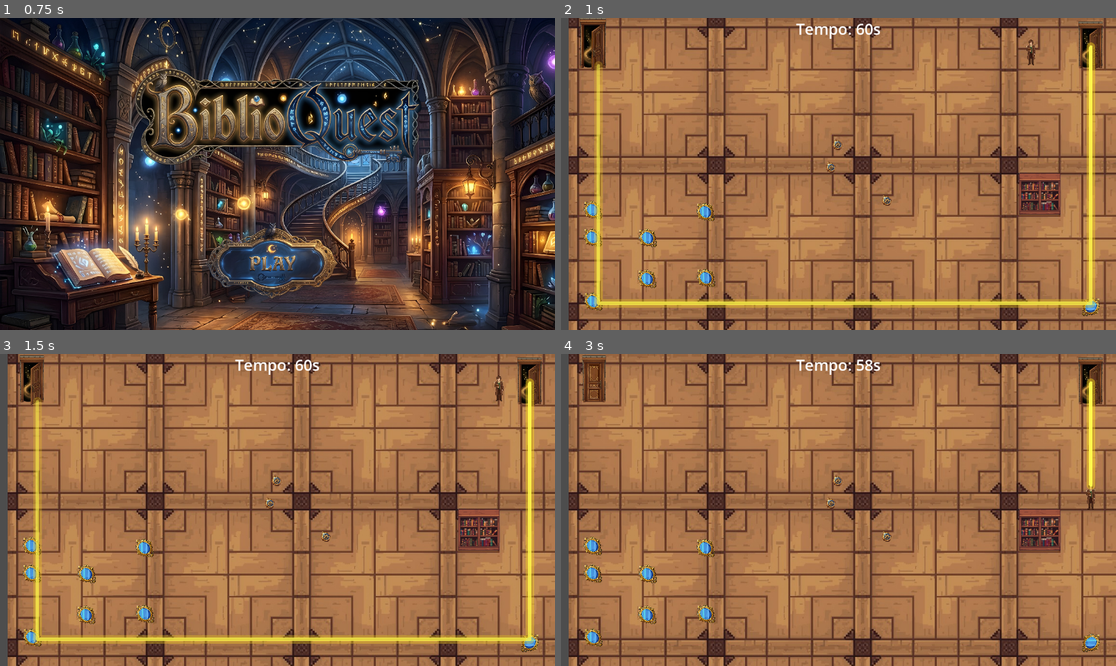
Above: before the commit, frames 1-4 (two rows, left to right).
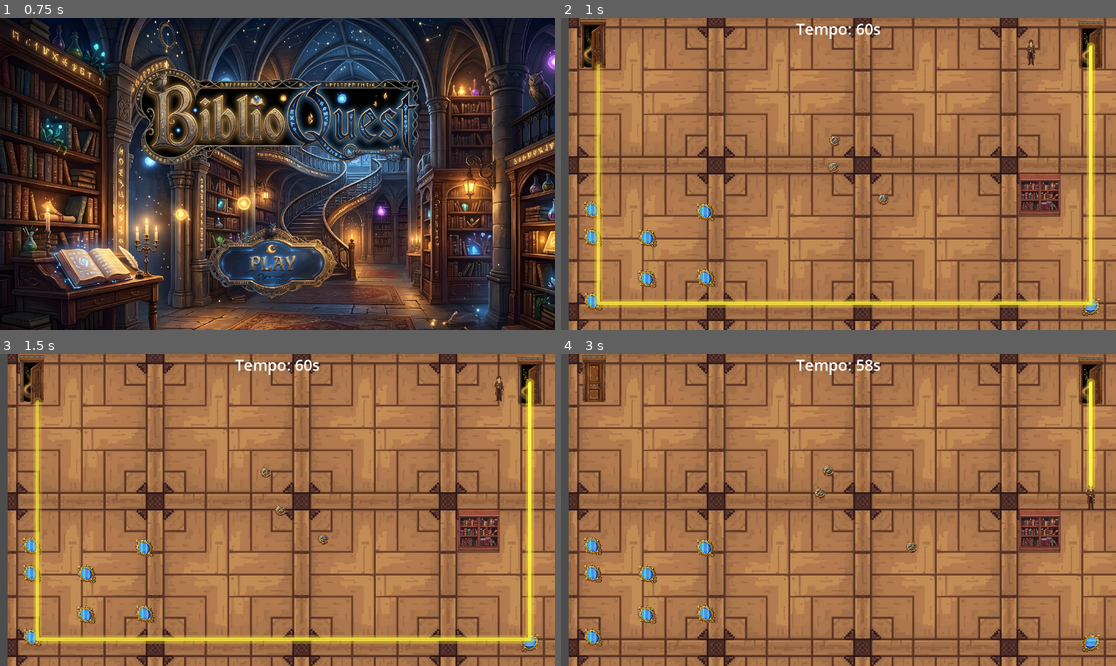
Above: after the commit, the same moments.

Repository: davidkleinn/BiblioQuest
Game: Godot game, scene res://scenes/MainMenu.tscn
Same seed, same stepped clock (60 frames per second), same inputs: the game is played once before the commit and once after it.
Inputs (mouse positions are in pixels of both pictures, inside the frame that each line leads up to):
- Up to frame 1 (0.75 s): click (277, 264) at 0.5 s
- Up to frame 2 (1 s): no input
- Up to frame 3 (1.5 s): hold Right (ui_right) from 1.28 s (still down); hold E (interact) from 1.28 s (still down)
- Up to frame 4 (3 s): release Right (ui_right) at 2.03 s; release E (interact) at 2.03 s; hold Down (ui_down) 2.03-2.78 s; tap E (interact) at 2.1 s; hold Right (ui_right) from 2.78 s (still down); hold E (interact) from 2.78 s (still down)

Frame 1 is identical in both runs. In frame 2, 0.2% of the frame differs, in the area x 47-60%, y 37-61%; in frame 3, 0.2%; in frame 4, 0.3%, in the area x 45-65%, y 35-64%.

Commit message:
clock and menu update

Diff:
--- a/BiblioQuest/scenes/ClockCollectible.tscn
+++ b/BiblioQuest/scenes/ClockCollectible.tscn
@@ -6,8 +6,74 @@
 [sub_resource type="CircleShape2D" id="CircleShape2D_2v144"]
 radius = 11.0
 
-[node name="ClockCollectible" type="Area2D"]
-collision_mask = 3
+[sub_resource type="CircleShape2D" id="CircleShape2D_l5mol"]
+radius = 25.0
+
+[sub_resource type="Animation" id="Animation_hwq0f"]
+resource_name = "hop_walk"
+length = 0.6
+loop_mode = 1
+tracks/0/type = "value"
+tracks/0/imported = false
+tracks/0/enabled = true
+tracks/0/path = NodePath("Sprite2D:position")
+tracks/0/interp = 1
+tracks/0/loop_wrap = true
+tracks/0/keys = {
+"times": PackedFloat32Array(0, 0.3, 0.6),
+"transitions": PackedFloat32Array(1, 1, 1),
+"update": 0,
+"values": [Vector2(0, -1), Vector2(0, -8), Vector2(0, -1)]
+}
+tracks/1/type = "value"
+tracks/1/imported = false
+tracks/1/enabled = true
+tracks/1/path = NodePath("Sprite2D:scale")
+tracks/1/interp = 1
+tracks/1/loop_wrap = true
+tracks/1/keys = {
+"times": PackedFloat32Array(0, 0.3, 0.6),
+"transitions": PackedFloat32Array(1, 1, 1),
+"update": 0,
+"values": [Vector2(0.056, 0.056), Vector2(0.07, 0.06), Vector2(0.056, 0.056)]
+}
+
+[sub_resource type="Animation" id="Animation_0todo"]
+length = 0.001
+tracks/0/type = "value"
+tracks/0/imported = false
+tracks/0/enabled = true
+tracks/0/path = NodePath("Sprite2D:position")
+tracks/0/interp = 1
+tracks/0/loop_wrap = true
+tracks/0/keys = {
+"times": PackedFloat32Array(0),
+"transitions": PackedFloat32Array(1),
+"update": 0,
+"values": [Vector2(0, -1)]
+}
+tracks/1/type = "value"
+tracks/1/imported = false
+tracks/1/enabled = true
+tracks/1/path = NodePath("Sprite2D:scale")
+tracks/1/interp = 1
+tracks/1/loop_wrap = true
+tracks/1/keys = {
+"times": PackedFloat32Array(0),
+"transitions": PackedFloat32Array(1),
+"update": 0,
+"values": [Vector2(0.056, 0.056)]
+}
+
+[sub_resource type="AnimationLibrary" id="AnimationLibrary_l33it"]
+_data = {
+"RESET": SubResource("Animation_0todo"),
+"hop_walk": SubResource("Animation_hwq0f")
+}
+
+[node name="ClockCollectible" type="CharacterBody2D"]
+collision_layer = 3
+collision_mask = 2147516555
 script = ExtResource("1_x0ajt")
 
 [node name="Sprite2D" type="Sprite2D" parent="."]
@@ -17,3 +83,17 @@
 
 [node name="CollisionShape2D" type="CollisionShape2D" parent="."]
 shape = SubResource("CircleShape2D_2v144")
+
+[node name="CollectionArea" type="Area2D" parent="."]
+collision_layer = 0
+collision_mask = 2
+
+[node name="CollisionShape2D" type="CollisionShape2D" parent="CollectionArea"]
+shape = SubResource("CircleShape2D_l5mol")
+
+[node name="NavigationAgent2D" type="NavigationAgent2D" parent="."]
+
+[node name="AnimationPlayer" type="AnimationPlayer" parent="."]
+libraries = {
+"": SubResource("AnimationLibrary_l33it")
+}
--- a/BiblioQuest/scenes/Level1.tscn
+++ b/BiblioQuest/scenes/Level1.tscn
@@ -8,18 +8,6 @@
 [ext_resource type="PackedScene" uid="uid://da2yoqesbl43v" path="res://scenes/Player.tscn" id="5_ow6w0"]
 [ext_resource type="PackedScene" uid="uid://dhq2tppcacmjq" path="res://scenes/LightBeam.tscn" id="6_0vjmu"]
 [ext_resource type="PackedScene" uid="uid://b6wmjc5wss54p" path="res://scenes/ClockCollectible.tscn" id="8_1bgwl"]
-
-[sub_resource type="RectangleShape2D" id="RectangleShape2D_psjyf"]
-size = Vector2(1152, 20)
-
-[sub_resource type="RectangleShape2D" id="RectangleShape2D_rc42m"]
-size = Vector2(1152, 20)
-
-[sub_resource type="RectangleShape2D" id="RectangleShape2D_6nmi7"]
-size = Vector2(13, 552)
-
-[sub_resource type="RectangleShape2D" id="RectangleShape2D_xbur0"]
-size = Vector2(17, 648)
 
 [sub_resource type="TileSetAtlasSource" id="TileSetAtlasSource_vjwbb"]
 texture = ExtResource("1_4lxkl")
@@ -468,36 +456,27 @@
 [sub_resource type="TileSet" id="TileSet_264gt"]
 sources/0 = SubResource("TileSetAtlasSource_vjwbb")
 
+[sub_resource type="NavigationPolygon" id="NavigationPolygon_n7x4r"]
+vertices = PackedVector2Array(16, 316, 17, 98, 125, 102, 385, 645, 16, 645, 124, 3, 1044, 3, 1044, 107, 1131, 106, 1132, 643)
+polygons = Array[PackedInt32Array]([PackedInt32Array(0, 1, 2, 3, 4), PackedInt32Array(2, 5, 6, 7, 3), PackedInt32Array(7, 8, 9, 3)])
+outlines = Array[PackedVector2Array]([PackedVector2Array(1134, 103, 1136, 646, 10, 649, 15, 95, 122, 99, 121, -3, 1047, 1, 1047, 104)])
+source_geometry_group_name = &"navigation_polygon_source_group"
+agent_radius = 3.0
+
+[sub_resource type="RectangleShape2D" id="RectangleShape2D_xbur0"]
+size = Vector2(17, 648)
+
+[sub_resource type="RectangleShape2D" id="RectangleShape2D_6nmi7"]
+size = Vector2(13, 552)
+
+[sub_resource type="RectangleShape2D" id="RectangleShape2D_rc42m"]
+size = Vector2(1152, 20)
+
+[sub_resource type="RectangleShape2D" id="RectangleShape2D_psjyf"]
+size = Vector2(1152, 20)
+
 [node name="Level1" type="Node2D"]
 script = ExtResource("1_bcd0m")
-
-[node name="WallTop" type="StaticBody2D" parent="."]
-collision_mask = 0
-
-[node name="CollisionShape2D" type="CollisionShape2D" parent="WallTop"]
-position = Vector2(576, -10)
-shape = SubResource("RectangleShape2D_psjyf")
-
-[node name="WallBottom" type="StaticBody2D" parent="."]
-collision_mask = 0
-
-[node name="CollisionShape2D" type="CollisionShape2D" parent="WallBottom"]
-position = Vector2(576, 658)
-shape = SubResource("RectangleShape2D_rc42m")
-
-[node name="WallLeft" type="StaticBody2D" parent="."]
-collision_mask = 0
-
-[node name="CollisionShape2D" type="CollisionShape2D" parent="WallLeft"]
-position = Vector2(6.5, 373)
-shape = SubResource("RectangleShape2D_6nmi7")
-
-[node name="WallRight" type="StaticBody2D" parent="."]
-collision_mask = 0
-
-[node name="CollisionShape2D" type="CollisionShape2D" parent="WallRight"]
-position = Vector2(1144, 324)
-shape = SubResource("RectangleShape2D_xbur0")
 
 [node name="EntryDoor" parent="." instance=ExtResource("2_b0ohr")]
 position = Vector2(1100, 60)
@@ -591,3 +570,34 @@
 grow_horizontal = 2
 theme_override_font_sizes/font_size = 32
 text = "Time: 60s"
+
+[node name="NavigationRegion2D" type="NavigationRegion2D" parent="."]
+navigation_polygon = SubResource("NavigationPolygon_n7x4r")
+
+[node name="WallRight" type="StaticBody2D" parent="NavigationRegion2D"]
+collision_mask = 0
+
+[node name="CollisionShape2D" type="CollisionShape2D" parent="NavigationRegion2D/WallRight"]
+position = Vector2(1144, 324)
+shape = SubResource("RectangleShape2D_xbur0")
+
+[node name="WallLeft" type="StaticBody2D" parent="NavigationRegion2D"]
+collision_mask = 0
+
+[node name="CollisionShape2D" type="CollisionShape2D" parent="NavigationRegion2D/WallLeft"]
+position = Vector2(6.5, 373)
+shape = SubResource("RectangleShape2D_6nmi7")
+
+[node name="WallBottom" type="StaticBody2D" parent="NavigationRegion2D"]
+collision_mask = 0
+
+[node name="CollisionShape2D" type="CollisionShape2D" parent="NavigationRegion2D/WallBottom"]
+position = Vector2(576, 658)
+shape = SubResource("RectangleShape2D_rc42m")
+
+[node name="WallTop" type="StaticBody2D" parent="NavigationRegion2D"]
+collision_mask = 0
+
+[node name="CollisionShape2D" type="CollisionShape2D" parent="NavigationRegion2D/WallTop"]
+position = Vector2(576, -10)
+shape = SubResource("RectangleShape2D_psjyf")
--- a/BiblioQuest/scripts/ClockCollectible.gd
+++ b/BiblioQuest/scripts/ClockCollectible.gd
@@ -1,35 +1,147 @@
-extends Area2D
+extends CharacterBody2D
 
+enum State { WANDERING, FLEEING }
+
+@export_category("Parâmetros de IA do Relógio")
+@export var perception_radius: float = 120.0 ## Raio em que detecta o jogador
+@export var flee_distance: float = 150.0 ## Distância que tenta percorrer na fuga
+@export var walk_speed: float = 40.0 ## Velocidade de patrulha
+@export var run_speed: float = 175.0 ## Velocidade de fuga (Jogador tem 300)
+@export var wander_radius: float = 80.0 ## Distância máxima que vaga do ponto inicial
+@export var flee_recalculate_interval: float = 0.5 ## Segundos para recalcular a rota de fuga
+@export var calm_down_multiplier: float = 1.5 ## Fator de histerese para voltar a acalmar
+@onready var anim_player: AnimationPlayer = $AnimationPlayer
+
+# Variáveis Internas
+var current_state: State = State.WANDERING
+var start_position: Vector2
+var player: Node2D = null
+var flee_timer: float = 0.0
+var wander_wait_timer: float = 0.0
 var _is_collected := false
 
+# Referências aos Nós
+@onready var nav_agent: NavigationAgent2D = $NavigationAgent2D
+@onready var collection_area: Area2D = $CollectionArea
+@onready var col_shape: CollisionShape2D = $CollisionShape2D
+
 func _ready() -> void:
-	# Conecta o sinal que avisa se algum corpo entrou no relógio
-	body_entered.connect(_on_body_entered)
+	start_position = global_position
+	player = get_tree().get_first_node_in_group("player")
 
-func _on_body_entered(body: Node2D) -> void:
-	# Se já foi coletado ou se quem pisou não foi o jogador, ignora
+	collection_area.body_entered.connect(_on_collection_area_body_entered)
+
+	# Aguarda 1 frame da física para garantir que o mapa de navegação foi criado
+	await get_tree().physics_frame
+	anim_player.play("hop_walk")
+	_pick_new_wander_point()
+
+func _physics_process(delta: float) -> void:
+	if _is_collected:
+		return
+
+	# 1. IA Lógica: Verifica se deve mudar de estado
+	_check_state_transitions()
+
+	# 2. IA Lógica: Processa o estado atual
+	match current_state:
+		State.WANDERING:
+			_process_wandering(delta)
+		State.FLEEING:
+			_process_fleeing(delta)
+
+	# 3. Lógica Física: Aplica o movimento
+	_movement()
+
+## ================= LÓGICA DE ESTADOS ================= ##
+
+func _check_state_transitions() -> void:
+	if player == null:
+		return
+
+	var dist_to_player := global_position.distance_to(player.global_position)
+
+	# Transição: Ocioso -> Fuga
+	if current_state == State.WANDERING and dist_to_player < perception_radius:
+		current_state = State.FLEEING
+		anim_player.speed_scale = 2.0
+		anim_player.play("hop_walk")
+		_calculate_flee_path()
+
+	# Transição: Fuga -> Ocioso (Com Histerese para evitar flickering)
+	elif current_state == State.FLEEING and dist_to_player > (perception_radius * calm_down_multiplier):
+		current_state = State.WANDERING
+		anim_player.speed_scale = 1.0
+		anim_player.play("hop_walk")
+		_pick_new_wander_point()
+
+func _process_wandering(delta: float) -> void:
+	# Se chegou no destino, aguarda um tempo curto e escolhe novo ponto
+	if nav_agent.is_navigation_finished():
+		wander_wait_timer -= delta
+		if wander_wait_timer <= 0.0:
+			_pick_new_wander_point()
+			wander_wait_timer = randf_range(1.0, 3.0) # Espera de 1 a 3 segundos
+
+func _process_fleeing(delta: float) -> void:
+	# Recalcula a rota de fuga periodicamente para sempre desviar do jogador
+	flee_timer -= delta
+	if flee_timer <= 0.0:
+		_calculate_flee_path()
+		flee_timer = flee_recalculate_interval
+
+## ================= LÓGICA DE MOVIMENTO ================= ##
+
+func _movement() -> void:
+	if nav_agent.is_navigation_finished():
+		velocity = Vector2.ZERO
+		move_and_slide()
+		return
+
+	var next_pos := nav_agent.get_next_path_position()
+	var direction := global_position.direction_to(next_pos)
+	var speed := walk_speed if current_state == State.WANDERING else run_speed
+
+	velocity = direction * speed
+	move_and_slide() # Aplica a física (colisão com paredes/estantes)
+
+## ================= PATHFINDING & NAVEGAÇÃO ================= ##
+
+func _pick_new_wander_point() -> void:
+	# Escolhe um ponto aleatório em volta da posição inicial
+	var random_dir := Vector2(randf_range(-1, 1), randf_range(-1, 1)).normalized()
+	var random_dist := randf_range(10.0, wander_radius)
+	nav_agent.target_position = start_position + (random_dir * random_dist)
+
+func _calculate_flee_path() -> void:
+	if player == null:
+		return
+	# Calcula vetor OPOSTO à posição do jogador
+	var dir_away := player.global_position.direction_to(global_position)
+	var target_pos := global_position + (dir_away * flee_distance)
+
+	# O NavigationAgent garante que vai achar o caminho navegável mais próximo do alvo
+	nav_agent.target_position = target_pos
+
+## ================= EVENTO DE COLETA ================= ##
+
+func _on_collection_area_body_entered(body: Node2D) -> void:
 	if _is_collected or not body.is_in_group("player"):
 		return
 
 	_is_collected = true
+	velocity = Vector2.ZERO # Trava o inseto
+	col_shape.set_deferred("disabled", true) # Desativa a colisão física para não bugar a animação
 
-	# Usamos o grupo para mandar a fase adicionar +15 segundos
 	get_tree().call_group("level_manager", "add_time", 15.0)
 
-	# --- ANIMAÇÃO ESTILO MOEDA DO MARIO ---
-	# Criamos um Tween paralelo (ele roda o movimento e o sumiço ao mesmo tempo)
-	var tween = create_tween().set_parallel(true)
-
-	# 1. Faz o relógio subir 50 pixels da posição atual dele em 0.4 segundos
+	# Tween paralelo original
+	var tween := create_tween().set_parallel(true)
 	tween.tween_property(self, "position:y", position.y - 50, 0.4)\
 		.set_trans(Tween.TRANS_QUAD)\
 		.set_ease(Tween.EASE_OUT)
 
-	# 2. Faz ele desaparecer (Fade Out) alterando a opacidade (modulate:a) para 0
-	tween.tween_property(self, "modulate:a", 0.0, 0.4)
+	tween.tween_property($Sprite2D, "modulate:a", 0.0, 0.4)
 
-	# Espera os 0.4 segundos da animação terminarem
 	await tween.finished
-
-	# Deleta o relógio do jogo para não pesar na memória
 	queue_free()
Not shown: 1 places in BiblioQuest/scenes/ClockCollectible.tscn that only renumber resources
Not shown: 1 places in BiblioQuest/scenes/Level1.tscn that only renumber resources
